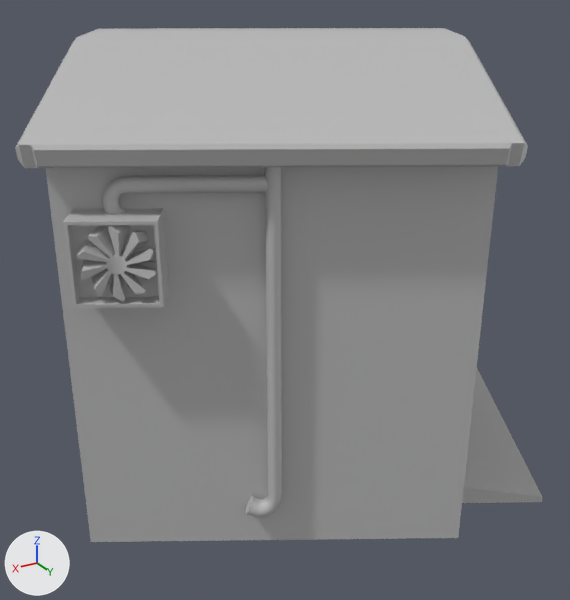
The FBX model Assets/GB_FBX/GB_Storehouse.fbx: old version first, new version second.
Both versions are drawn from a 50 mm lens placed at (11.73, 4.73, 2.84), pointed at (10.48, 2.64, 1.8). Arrows for +X, +Y and +Z are at lower left; the lights stay in place. Where no turn or scale is listed for an object, it has been applied to the vertices.
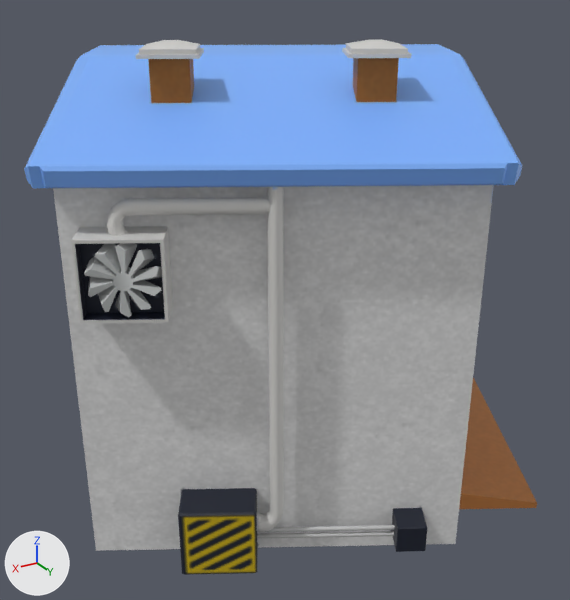
Changed parts and their boxes (x1, y1, x2, y2) in the pictures (570 x 600 px; the box of a moved part takes in the faces that stretch with it):
'pCylinder8', reshaped, moved
    before: (15, 28, 542, 542)
    after: (24, 39, 537, 575)
part 1 of me_mesh, moved or reshaped
    before: (15, 28, 528, 542)
    after: (24, 44, 522, 551)
part 2 of me_mesh, moved or reshaped
    before: (462, 369, 542, 503)
    after: (459, 378, 537, 509)
part 3 of me_mesh, moved or reshaped
    before: (63, 208, 168, 308)
    after: (71, 226, 173, 323)
part 4 of me_mesh, added
    after: (84, 243, 162, 317)
part 5 of me_mesh, moved or reshaped
    before: (77, 167, 282, 518)
    after: (107, 39, 427, 575)

The change, as a diff of the scene's bpy script:
```diff
--- a/Assets/GB_FBX/GB_Storehouse.fbx.py
+++ b/Assets/GB_FBX/GB_Storehouse.fbx.py
@@ img_warehouse_texture_base_color_png @@
+img_warehouse_texture_base_color_png = load_image('Warehouse_Texture_Base_color.png', '../Textures/Warehouse/Warehouse_Texture_Base_color.png', 2048, 2048, 'sRGB')
@@ mat_warehouse1 @@
+mat_warehouse1 = principled_material('Warehouse1')
+mat_warehouse1.texture = img_warehouse_texture_base_color_png
@@ me_mesh @@
 # used by ob_pcylinder8; location = (10.483, 2.575, 1.333)
-me_mesh.from_pydata(...)  # 733 vertices, 747 faces; spans x -0.97..0.87, y -0.95..0.95, z 0.0..1.31
-me_mesh.materials.append(mat_lambert26)  # grey #bcbcbc
+me_mesh.from_pydata(...)  # 1249 vertices, 1292 faces; spans x -0.95..0.84, y -0.93..0.93, z 0.0..1.34
+# me_mesh part 1: the loose piece of 116 vertices spanning x -0.87..0.87, y -0.95..0.95, z 0.0..1.31 is scaled about the mesh origin by 0.976, in mat_warehouse1 (picture img_warehouse_texture_base_color_png)
+# me_mesh part 2: the loose piece of 8 vertices spanning x -0.97..-0.18, y -0.21..0.87, z 0.0..0.07 is scaled about its middle by (0.962, 0.982, 0.976), then moved by (0.01, -0.01, 0.0), in mat_warehouse1 (picture img_warehouse_texture_base_color_png)
+# me_mesh part 3: the loose piece of 16 vertices spanning x 0.56..0.8, y 0.35..0.56, z 0.76..0.97 is moved by (-0.02, 0.0, -0.02), in mat_warehouse1 (picture img_warehouse_texture_base_color_png)
+# me_mesh part 4: the loose piece of 102 vertices spanning x 0.6..0.78, y 0.42..0.56, z 0.78..0.96 is copied, and the copy is moved by (-0.02, 0.0, -0.02), in mat_warehouse1 (picture img_warehouse_texture_base_color_png); it spans x 0.58..0.76, y 0.42..0.55, z 0.76..0.94
+# me_mesh part 5: 40 vertices moved within x 0.34..0.69, y 0.44..0.65, z 0.1..1.02; 501 vertices removed from x 0.34..0.78, y 0.42..0.65, z 0.1..1.11; 915 vertices added at x -0.64..0.69, y -0.27..0.86, z 0.0..1.34
+me_mesh.materials.append(mat_warehouse1)  # picture img_warehouse_texture_base_color_png
@@ ob_pcylinder8 @@
 ob_pcylinder8 = bpy.data.objects.new('pCylinder8', me_mesh)
-ob_pcylinder8.location = (10.483, 2.575, 1.333)
+ob_pcylinder8.location = (10.5, 2.598, 1.317)
```
